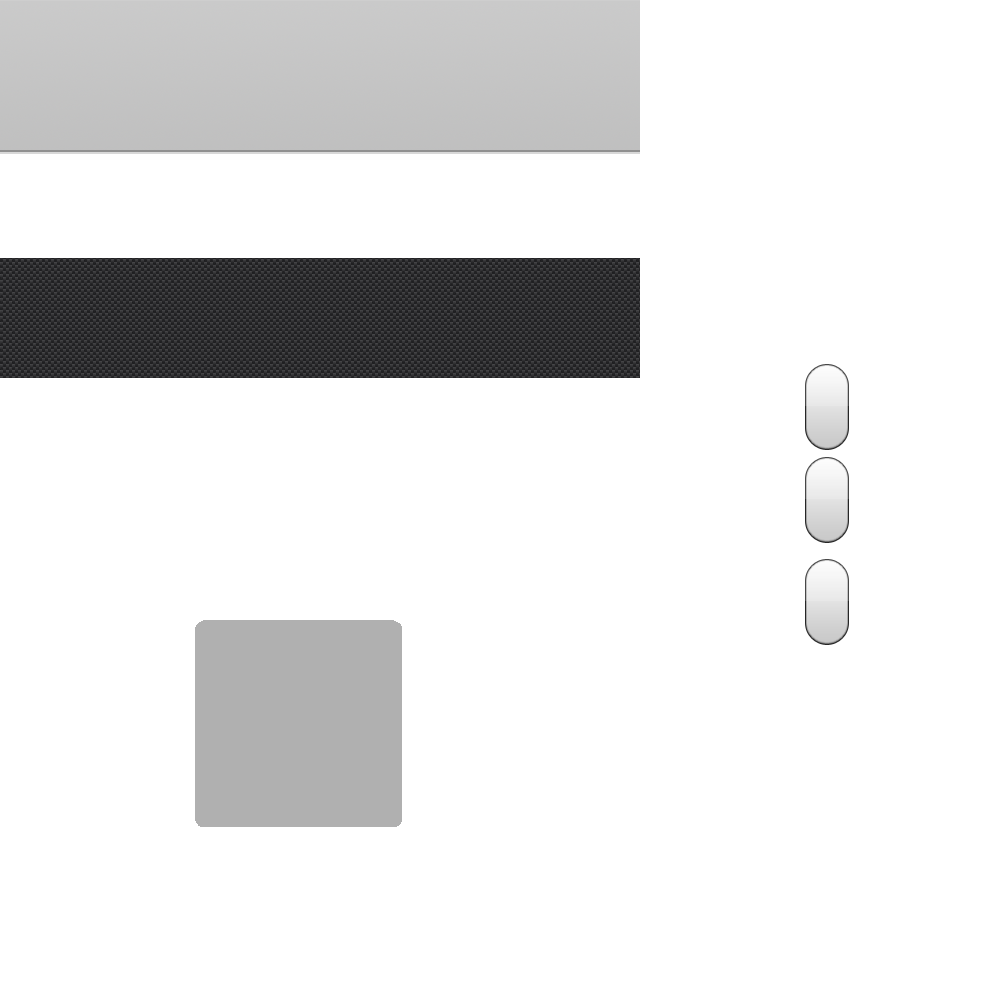
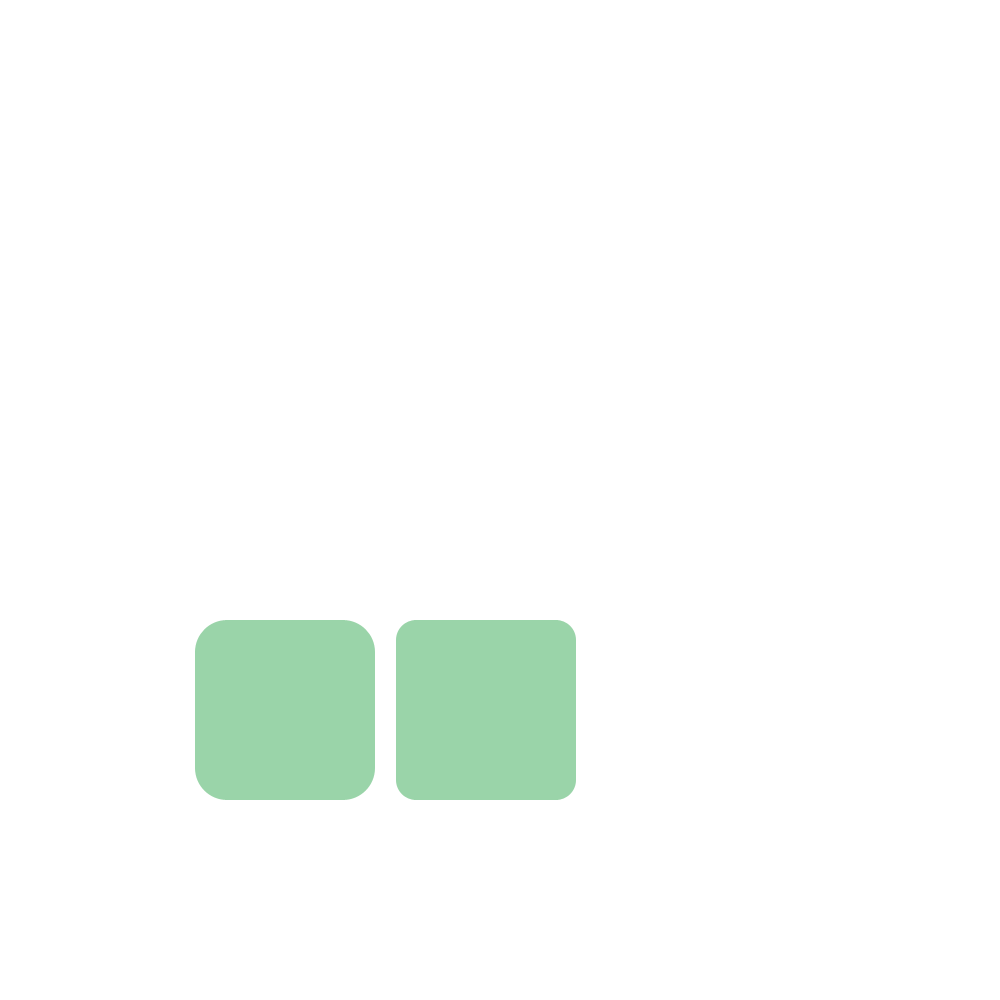
Layers edited between the first and the second 1000 × 1000 image:
hid group "Based on Cell Background" (3 layers) over [0,0,640,154]
hid group "Trend Background" (1 layers) over [0,258,640,378]
hid group "Trend Button Mint Green" (2 layers) over [805,559,849,645]
hid group "Trend Button Green" (2 layers) over [805,457,849,543]
hid group "Trend Button Blue" (2 layers) over [805,364,849,450]
added group "Image Well 2" with 3 layers above "Image Well" over [195,620,576,827]
added layer "Layer 9" in group "Image Well 2" over [396,620,576,800]
added layer "Image Well" (1st of 4, in "Image Well 2") in group "Image Well 2" over [195,620,375,800]
hid group "Image Well" (3rd of 4) (1 layers) over [195,620,402,827]
hid "Image Well" (4th of 4, in "Image Well") over [195,620,402,827]
